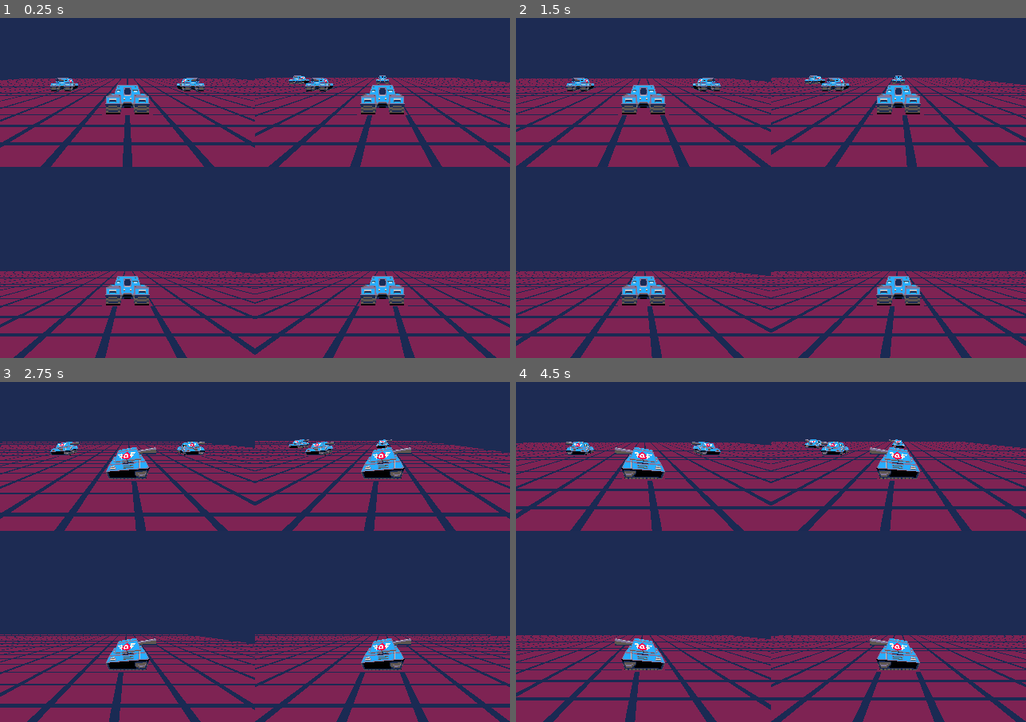
Above: before the commit, frames 1-4 (two rows, left to right).
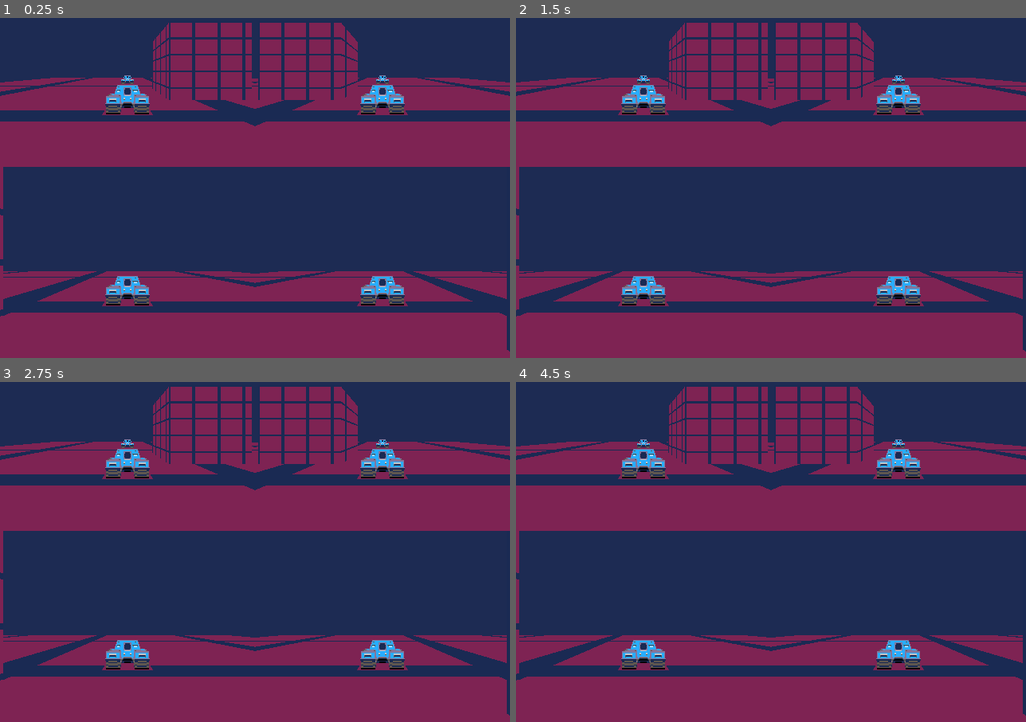
Above: after the commit, the same moments.

Repository: nikolawhallon/PicoCrash
Game: Godot game, scene res://Scenes/Game.tscn
The game is run twice, just before and just after one commit, with the same random seed, the same clock (stepped at 60 frames per second) and the same inputs.
Inputs:
- Up to frame 1 (0.25 s): no input
- Up to frame 2 (1.5 s): tap Enter at 0.5 s; hold Right (ui_right) 0.53-1.28 s; hold Down (ui_down) from 1.28 s (still down)
- Up to frame 3 (2.75 s): release Down (ui_down) at 2.03 s; hold Right (ui_right) from 2.03 s (still down)
- Up to frame 4 (4.5 s): release Right (ui_right) at 2.78 s; hold Up (ui_up) 2.78-3.53 s; hold Left (ui_left) from 3.53 s (still down)

The runs differ from the first frame. In frame 1, 22% of the frame differs, in the area x 0-100%, y 1-100%; in frame 2, 22%; in frame 3, 25%; in frame 4, 24%.

Commit message:
four controllers

Diff:
--- /dev/null
+++ b/Resources/Tile.tres
@@ -0,0 +1,8 @@
+[gd_resource type="StandardMaterial3D" load_steps=2 format=3 uid="uid://j58kram08j1l"]
+
+[ext_resource type="Texture2D" uid="uid://dlunx3g2echb6" path="res://Assets/tile.png" id="1_gg61b"]
+
+[resource]
+albedo_texture = ExtResource("1_gg61b")
+uv1_scale = Vector3(10, 10, 10)
+texture_filter = 0
--- a/Scenes/Game.tscn
+++ b/Scenes/Game.tscn
@@ -1,29 +1,40 @@
-[gd_scene load_steps=7 format=3 uid="uid://cs0el2tpjn2o1"]
+[gd_scene load_steps=8 format=3 uid="uid://cs0el2tpjn2o1"]
 
 [ext_resource type="PackedScene" uid="uid://b6vqynede46h" path="res://Scenes/Player.tscn" id="1_eugso"]
-[ext_resource type="Texture2D" uid="uid://dlunx3g2echb6" path="res://Assets/tile.png" id="2_2xyxd"]
+[ext_resource type="Material" uid="uid://j58kram08j1l" path="res://Resources/Tile.tres" id="1_x2ywt"]
 
 [sub_resource type="Environment" id="Environment_jqaff"]
 ambient_light_source = 3
 ambient_light_color = Color(1, 1, 1, 1)
 ambient_light_sky_contribution = 0.0
 
+[sub_resource type="BoxMesh" id="BoxMesh_ln5ww"]
+material = ExtResource("1_x2ywt")
+size = Vector3(10, 10, 10)
+
+[sub_resource type="BoxShape3D" id="BoxShape3D_skawq"]
+size = Vector3(10, 10, 10)
+
 [sub_resource type="BoxShape3D" id="BoxShape3D_c7v1f"]
 size = Vector3(100, 1, 100)
 
-[sub_resource type="StandardMaterial3D" id="StandardMaterial3D_58eir"]
-albedo_texture = ExtResource("2_2xyxd")
-uv1_scale = Vector3(100, 100, 100)
-texture_filter = 0
-
 [sub_resource type="BoxMesh" id="BoxMesh_rwigu"]
-material = SubResource("StandardMaterial3D_58eir")
+material = ExtResource("1_x2ywt")
 size = Vector3(100, 1, 100)
 
 [node name="Game" type="Node3D"]
 
 [node name="WorldEnvironment" type="WorldEnvironment" parent="."]
 environment = SubResource("Environment_jqaff")
+
+[node name="Building" type="StaticBody3D" parent="."]
+transform = Transform3D(1, 0, 0, 0, 1, 0, 0, 0, 1, 0, 5, 0)
+
+[node name="MeshInstance3D" type="MeshInstance3D" parent="Building"]
+mesh = SubResource("BoxMesh_ln5ww")
+
+[node name="CollisionShape3D" type="CollisionShape3D" parent="Building"]
+shape = SubResource("BoxShape3D_skawq")
 
 [node name="Ground" type="StaticBody3D" parent="."]
 
@@ -43,7 +54,7 @@
 render_target_update_mode = 4
 
 [node name="Player" parent="P1SubViewportContainer/SubViewport" instance=ExtResource("1_eugso")]
-transform = Transform3D(1, 0, 0, 0, 1, 0, 0, 0, 1, 0, 2, 0)
+transform = Transform3D(1, 0, 0, 0, 1, 0, 0, 0, 1, -10, 2, 10)
 
 [node name="P2SubViewportContainer" type="SubViewportContainer" parent="."]
 offset_left = 320.0
@@ -57,6 +68,7 @@
 
 [node name="Player" parent="P2SubViewportContainer/SubViewport" instance=ExtResource("1_eugso")]
 transform = Transform3D(1, 0, 0, 0, 1, 0, 0, 0, 1, 10, 2, 10)
+player = 2
 
 [node name="P3SubViewportContainer" type="SubViewportContainer" parent="."]
 offset_top = 240.0
@@ -70,6 +82,7 @@
 
 [node name="Player" parent="P3SubViewportContainer/SubViewport" instance=ExtResource("1_eugso")]
 transform = Transform3D(1, 0, 0, 0, 1, 0, 0, 0, 1, 10, 2, -10)
+player = 3
 
 [node name="P4SubViewportContainer" type="SubViewportContainer" parent="."]
 offset_left = 320.0
@@ -84,3 +97,4 @@
 
 [node name="Player" parent="P4SubViewportContainer/SubViewport" instance=ExtResource("1_eugso")]
 transform = Transform3D(1, 0, 0, 0, 1, 0, 0, 0, 1, -10, 2, -10)
+player = 4
--- a/Scenes/Player.gd
+++ b/Scenes/Player.gd
@@ -1,4 +1,6 @@
 extends CharacterBody3D
+
+@export var player: int = 1
 
 const SPEED = 10.0
 
@@ -10,7 +12,7 @@
 	#	velocity.y -= gravity * delta
 
 	# move the player based on the input and the camera position/angle
-	var input_dir = Input.get_vector("ui_left", "ui_right", "ui_up", "ui_down")
+	var input_dir = Input.get_vector(str("p", player, "_left"), str("p", player, "_right"), str("p", player, "_up"), str("p", player, "_down"))
 	input_dir = input_dir.rotated(-camera_model_angle)
 	var direction = (transform.basis * Vector3(input_dir.x, 0, input_dir.y)).normalized()
 
@@ -25,9 +27,9 @@
 	move_and_slide()
 
 	# move and reposition the camera w.r.t. the player's position
-	if Input.is_key_pressed(KEY_A):
+	if Input.is_action_pressed(str("p", player, "_l")):
 		camera_model_angle += 2 * delta
-	if Input.is_key_pressed(KEY_D):
+	if Input.is_action_pressed(str("p", player, "_r")):
 		camera_model_angle -= 2 * delta
 
 	$Camera3D.global_position = global_position + 10 * Vector3(sin(camera_model_angle), 0, cos(camera_model_angle))
--- a/project.godot
+++ b/project.godot
@@ -21,6 +21,129 @@
 window/size/viewport_height=480
 window/stretch/mode="viewport"
 
+[input]
+
+p1_left={
+"deadzone": 0.5,
+"events": [Object(InputEventJoypadMotion,"resource_local_to_scene":false,"resource_name":"","device":0,"axis":0,"axis_value":-1.0,"script":null)
+]
+}
+p1_right={
+"deadzone": 0.5,
+"events": [Object(InputEventJoypadMotion,"resource_local_to_scene":false,"resource_name":"","device":0,"axis":0,"axis_value":1.0,"script":null)
+]
+}
+p1_up={
+"deadzone": 0.5,
+"events": [Object(InputEventJoypadMotion,"resource_local_to_scene":false,"resource_name":"","device":0,"axis":1,"axis_value":-1.0,"script":null)
+]
+}
+p1_down={
+"deadzone": 0.5,
+"events": [Object(InputEventJoypadMotion,"resource_local_to_scene":false,"resource_name":"","device":0,"axis":1,"axis_value":1.0,"script":null)
+]
+}
+p1_l={
+"deadzone": 0.5,
+"events": [Object(InputEventJoypadButton,"resource_local_to_scene":false,"resource_name":"","device":0,"button_index":9,"pressure":0.0,"pressed":true,"script":null)
+]
+}
+p1_r={
+"deadzone": 0.5,
+"events": [Object(InputEventJoypadButton,"resource_local_to_scene":false,"resource_name":"","device":0,"button_index":10,"pressure":0.0,"pressed":true,"script":null)
+]
+}
+p2_left={
+"deadzone": 0.5,
+"events": [Object(InputEventJoypadMotion,"resource_local_to_scene":false,"resource_name":"","device":1,"axis":0,"axis_value":-1.0,"script":null)
+]
+}
+p2_right={
+"deadzone": 0.5,
+"events": [Object(InputEventJoypadMotion,"resource_local_to_scene":false,"resource_name":"","device":1,"axis":0,"axis_value":1.0,"script":null)
+]
+}
+p2_up={
+"deadzone": 0.5,
+"events": [Object(InputEventJoypadMotion,"resource_local_to_scene":false,"resource_name":"","device":1,"axis":1,"axis_value":-1.0,"script":null)
+]
+}
+p2_down={
+"deadzone": 0.5,
+"events": [Object(InputEventJoypadMotion,"resource_local_to_scene":false,"resource_name":"","device":1,"axis":1,"axis_value":1.0,"script":null)
+]
+}
+p2_l={
+"deadzone": 0.5,
+"events": [Object(InputEventJoypadButton,"resource_local_to_scene":false,"resource_name":"","device":1,"button_index":9,"pressure":0.0,"pressed":true,"script":null)
+]
+}
+p2_r={
+"deadzone": 0.5,
+"events": [Object(InputEventJoypadButton,"resource_local_to_scene":false,"resource_name":"","device":1,"button_index":10,"pressure":0.0,"pressed":true,"script":null)
+]
+}
+p3_left={
+"deadzone": 0.5,
+"events": [Object(InputEventJoypadMotion,"resource_local_to_scene":false,"resource_name":"","device":2,"axis":0,"axis_value":-1.0,"script":null)
+]
+}
+p3_right={
+"deadzone": 0.5,
+"events": [Object(InputEventJoypadMotion,"resource_local_to_scene":false,"resource_name":"","device":2,"axis":0,"axis_value":1.0,"script":null)
+]
+}
+p3_up={
+"deadzone": 0.5,
+"events": [Object(InputEventJoypadMotion,"resource_local_to_scene":false,"resource_name":"","device":2,"axis":1,"axis_value":-1.0,"script":null)
+]
+}
+p3_down={
+"deadzone": 0.5,
+"events": [Object(InputEventJoypadMotion,"resource_local_to_scene":false,"resource_name":"","device":2,"axis":1,"axis_value":1.0,"script":null)
+]
+}
+p3_l={
+"deadzone": 0.5,
+"events": [Object(InputEventJoypadButton,"resource_local_to_scene":false,"resource_name":"","device":2,"button_index":9,"pressure":0.0,"pressed":true,"script":null)
+]
+}
+p3_r={
+"deadzone": 0.5,
+"events": [Object(InputEventJoypadButton,"resource_local_to_scene":false,"resource_name":"","device":2,"button_index":10,"pressure":0.0,"pressed":true,"script":null)
+]
+}
+p4_left={
+"deadzone": 0.5,
+"events": [Object(InputEventJoypadMotion,"resource_local_to_scene":false,"resource_name":"","device":3,"axis":0,"axis_value":-1.0,"script":null)
+]
+}
+p4_right={
+"deadzone": 0.5,
+"events": [Object(InputEventJoypadMotion,"resource_local_to_scene":false,"resource_name":"","device":3,"axis":0,"axis_value":1.0,"script":null)
+]
+}
+p4_up={
+"deadzone": 0.5,
+"events": [Object(InputEventJoypadMotion,"resource_local_to_scene":false,"resource_name":"","device":3,"axis":1,"axis_value":-1.0,"script":null)
+]
+}
+p4_down={
+"deadzone": 0.5,
+"events": [Object(InputEventJoypadMotion,"resource_local_to_scene":false,"resource_name":"","device":3,"axis":1,"axis_value":1.0,"script":null)
+]
+}
+p4_l={
+"deadzone": 0.5,
+"events": [Object(InputEventJoypadButton,"resource_local_to_scene":false,"resource_name":"","device":3,"button_index":9,"pressure":0.0,"pressed":true,"script":null)
+]
+}
+p4_r={
+"deadzone": 0.5,
+"events": [Object(InputEventJoypadButton,"resource_local_to_scene":false,"resource_name":"","device":3,"button_index":10,"pressure":0.0,"pressed":true,"script":null)
+]
+}
+
 [rendering]
 
 environment/defaults/default_clear_color=Color(0.113725, 0.168627, 0.32549, 1)
